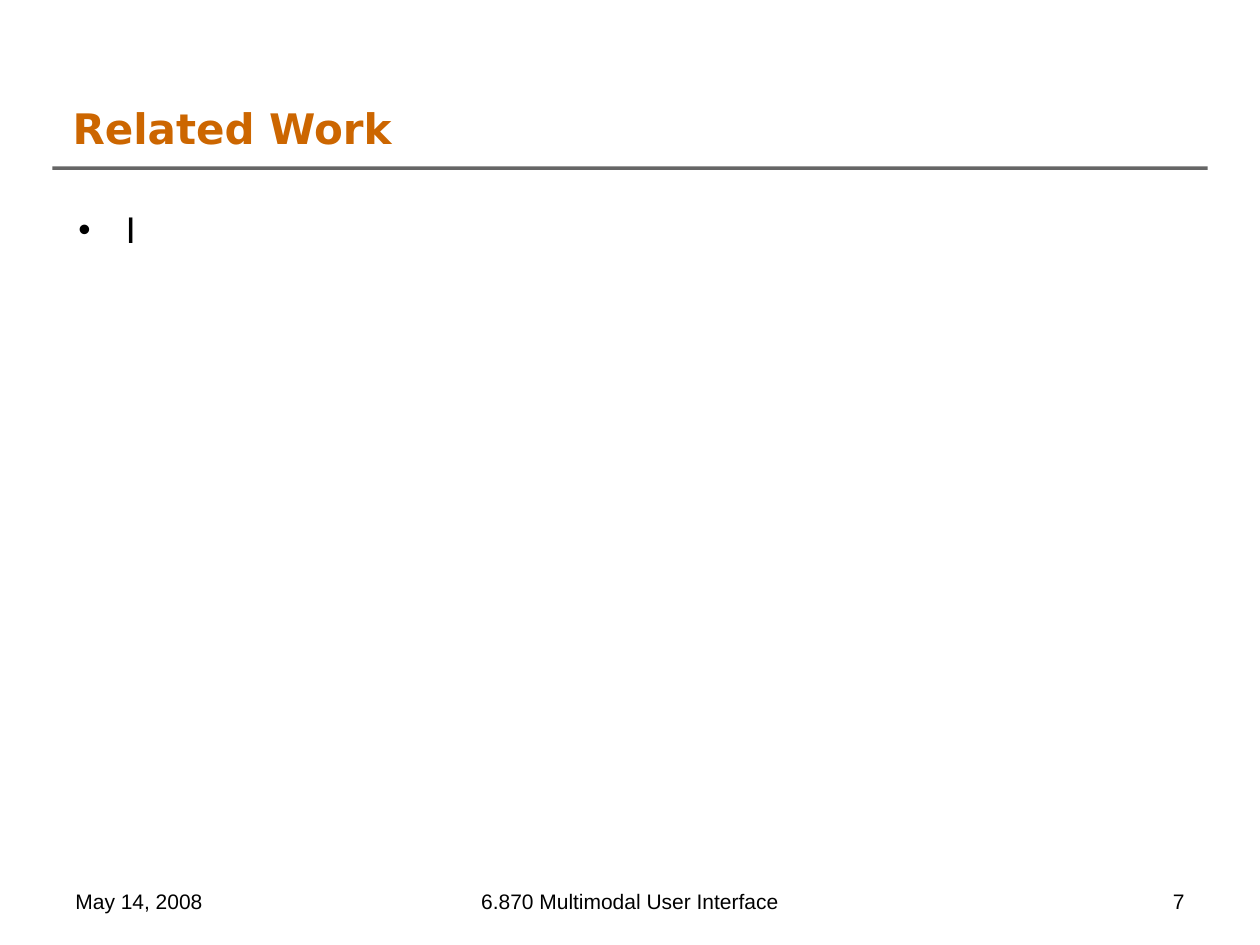
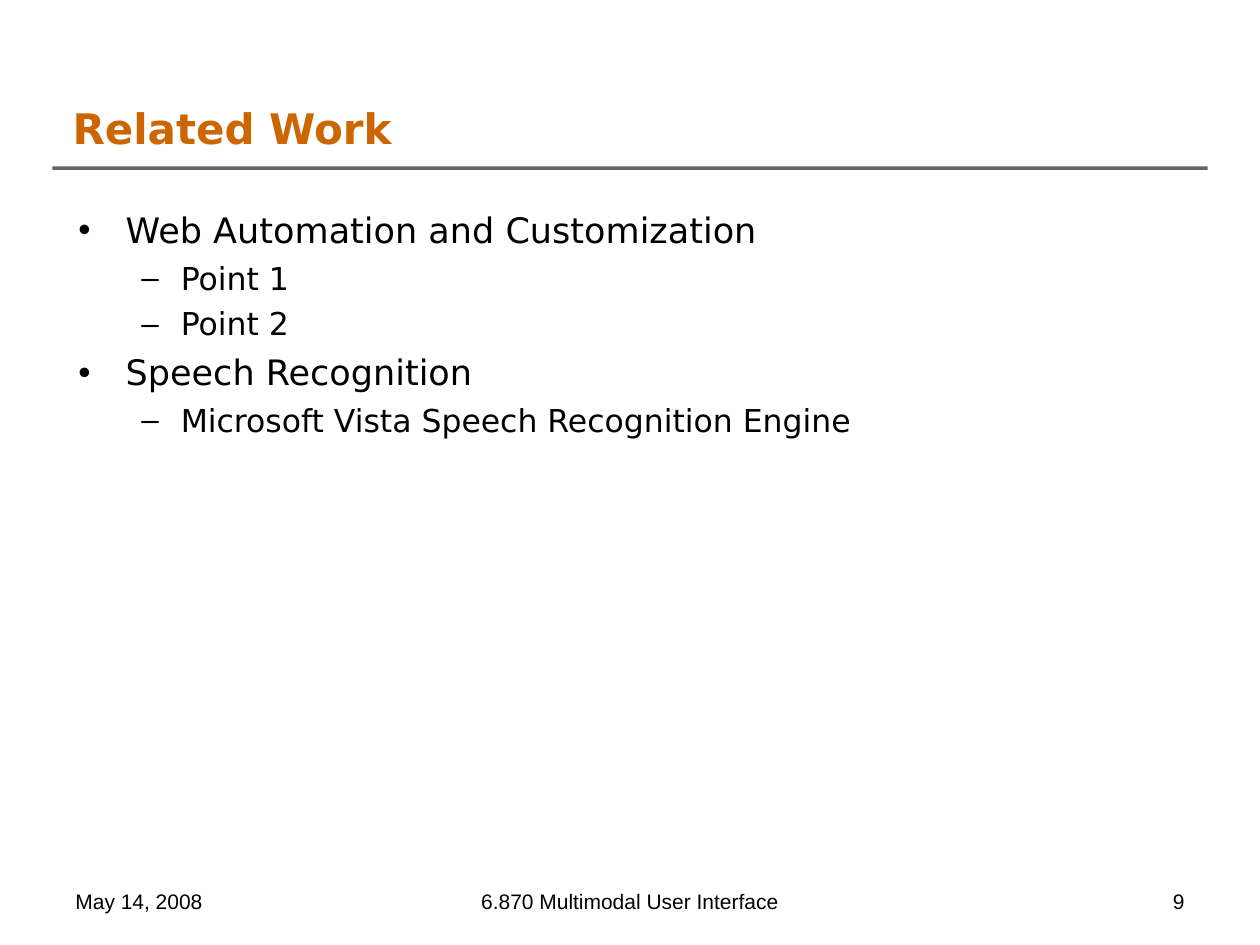
Before and after one commit to oshanis/webnnel, a slide deck: slide 9 of docs/6.870 Final Project Presentation.ppt (slide 7 before the commit). Drawn at 1260x945 pixels with LibreOffice and Linux fonts; fonts in the diff are those of the drawing; background and template pictures are left out. Boxes give left, top, right and bottom in pixels: in the first picture for what was removed or moved away, otherwise in the second. Text is boxed around its words. In the diff, an @@ line names an element or a change of style, - is before the commit and + after.

```diff
--- a/docs/6.870 Final Project Presentation.ppt
+++ b/docs/6.870 Final Project Presentation.ppt
@@ text at (126,216,851,439): text changed; size 20 to 18 pt @@
-• I
+• Web Automation and Customization
+  – Point 1
+  – Point 2
+• Speech Recognition
+  – Microsoft Vista Speech Recognition Engine
@@ page number at (1173,894,1185,910): text changed @@
-7
+9
```
Also in this commit, not shown: 3 other slides changed, 2 slides added.
